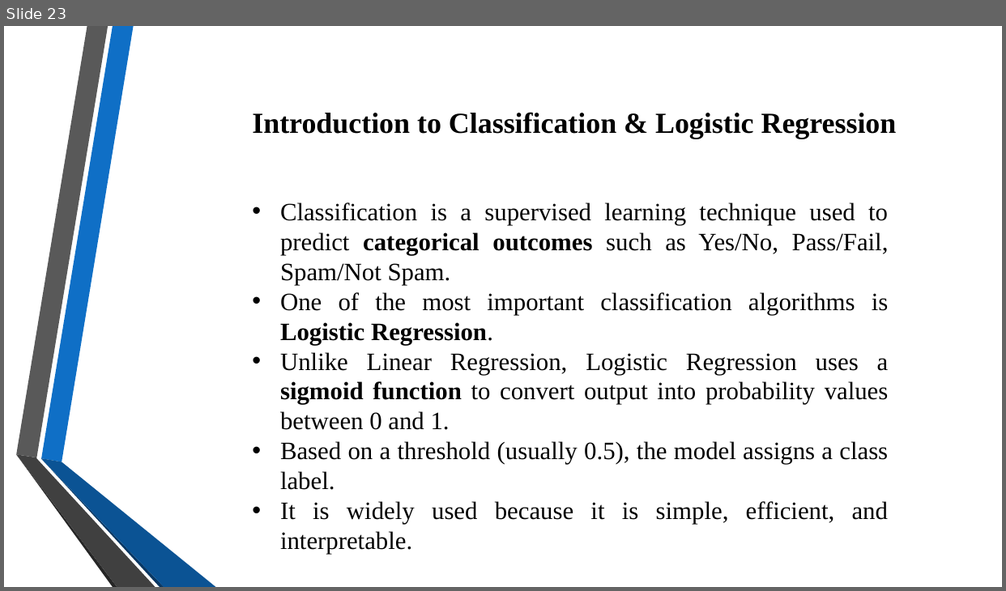
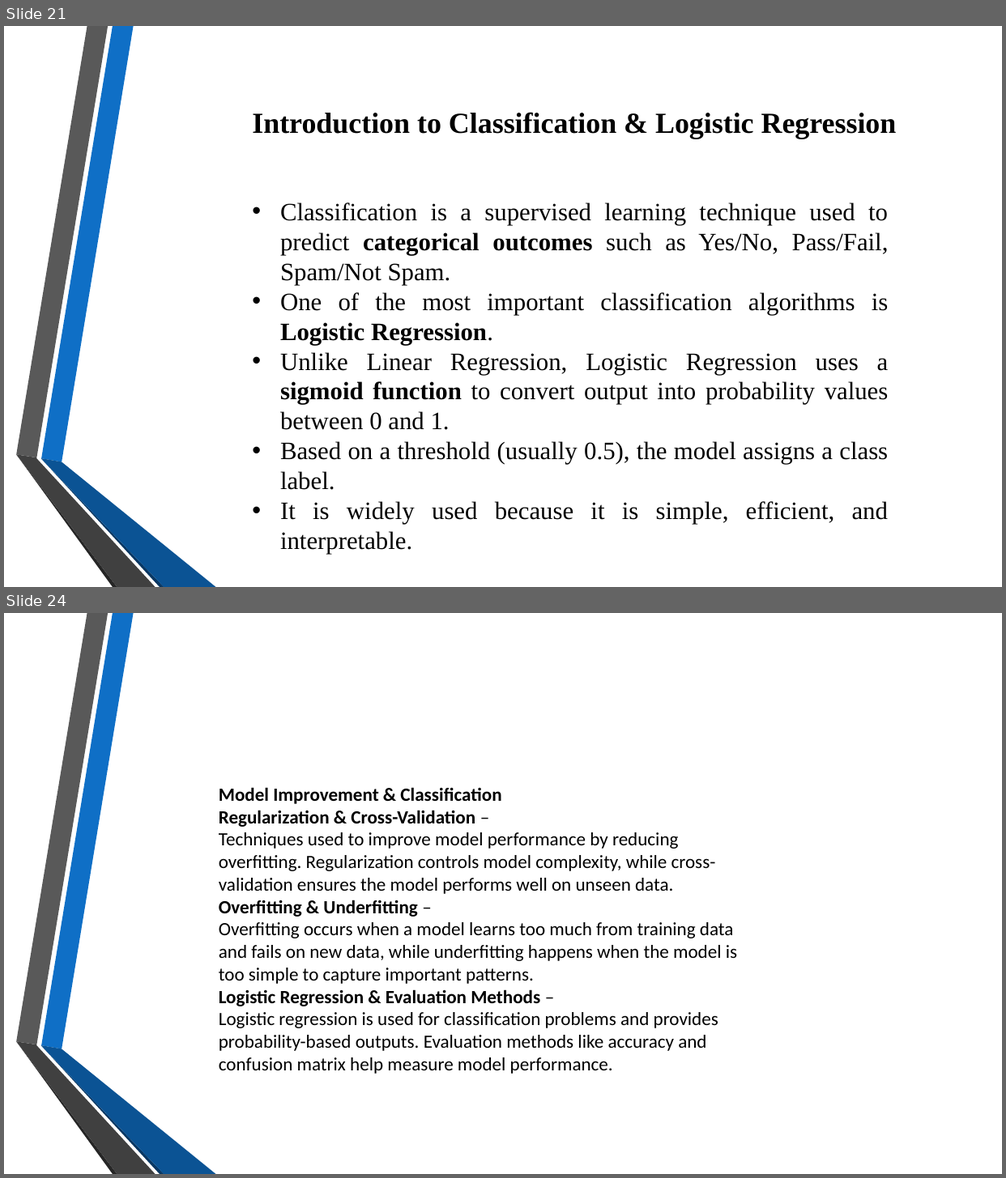
Before and after one commit to VaishnaviJadhav350/intern, a slide deck: Presentation 1 to 8.pptx. Shown one above the other, each under a label of ours: slide 23 before the commit, slides 21 and 24 after it; the slides between them are not shown. The pictures are 1006x591 and 1006x1178 pixels, drawn with LibreOffice and Linux fonts; fonts in the diff are those of the drawing; background and template pictures are left out. Boxes give left, top, right and bottom in pixels: in the first picture for what was removed or moved away, otherwise in the second. Text is boxed around its words. In the diff, an @@ line names an element or a change of style, - is before the commit and + after.

```diff
--- a/Presentation 1 to 8.pptx
+++ b/Presentation 1 to 8.pptx
@@ slide 24 added at [4, 613, 1002, 1174], background picture (left out); not listed: 6 template elements that a slide beside it also shows @@
@@ text added at [219, 787, 737, 1074], 18 pt, text #000000 @@
+Model Improvement & Classification
+Regularization & Cross-Validation –
+Techniques used to improve model performance by reducing overfitting. Regularization controls model complexity, while cross-validation ensures the model performs well on unseen data.
+Overfitting & Underfitting –
+Overfitting occurs when a model learns too much from training data and fails on new data, while underfitting happens when the model is too simple to capture important patterns.
+Logistic Regression & Evaluation Methods –
+Logistic regression is used for classification problems and provides probability-based outputs. Evaluation methods like accuracy and confusion matrix help measure model performance.
@@ what was slide 23 is now slide 21 @@
```
Also in this commit, not shown: 2 slides changed, 12 other slides added, 6 slides removed, 6 other files.
